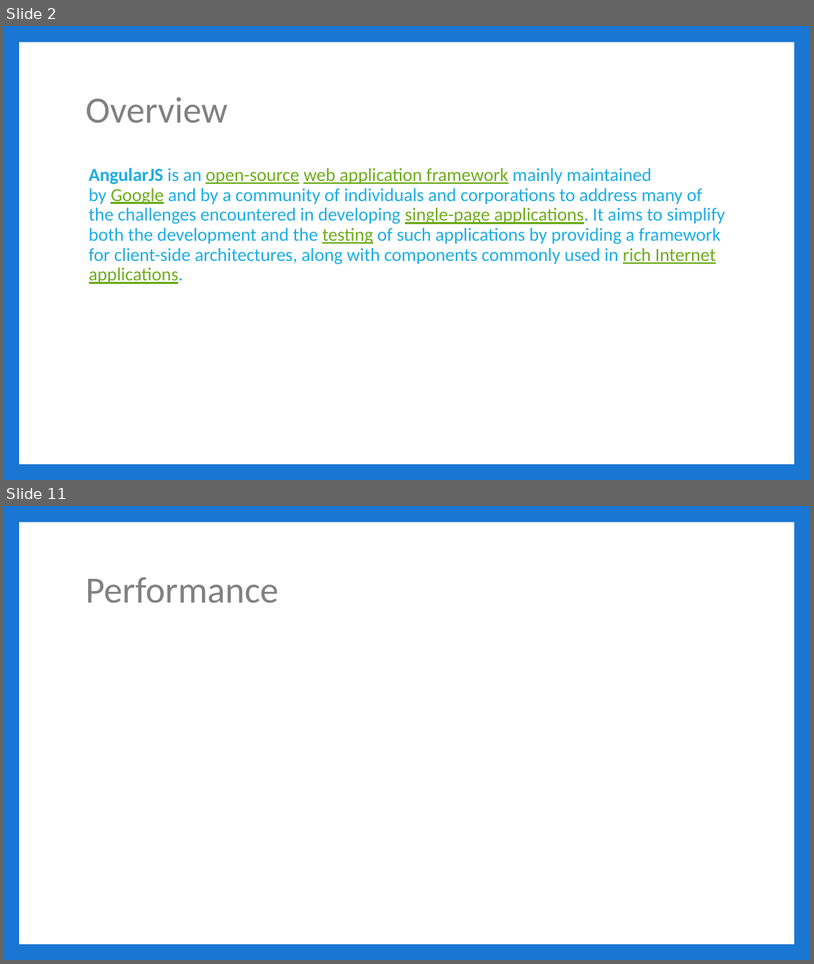
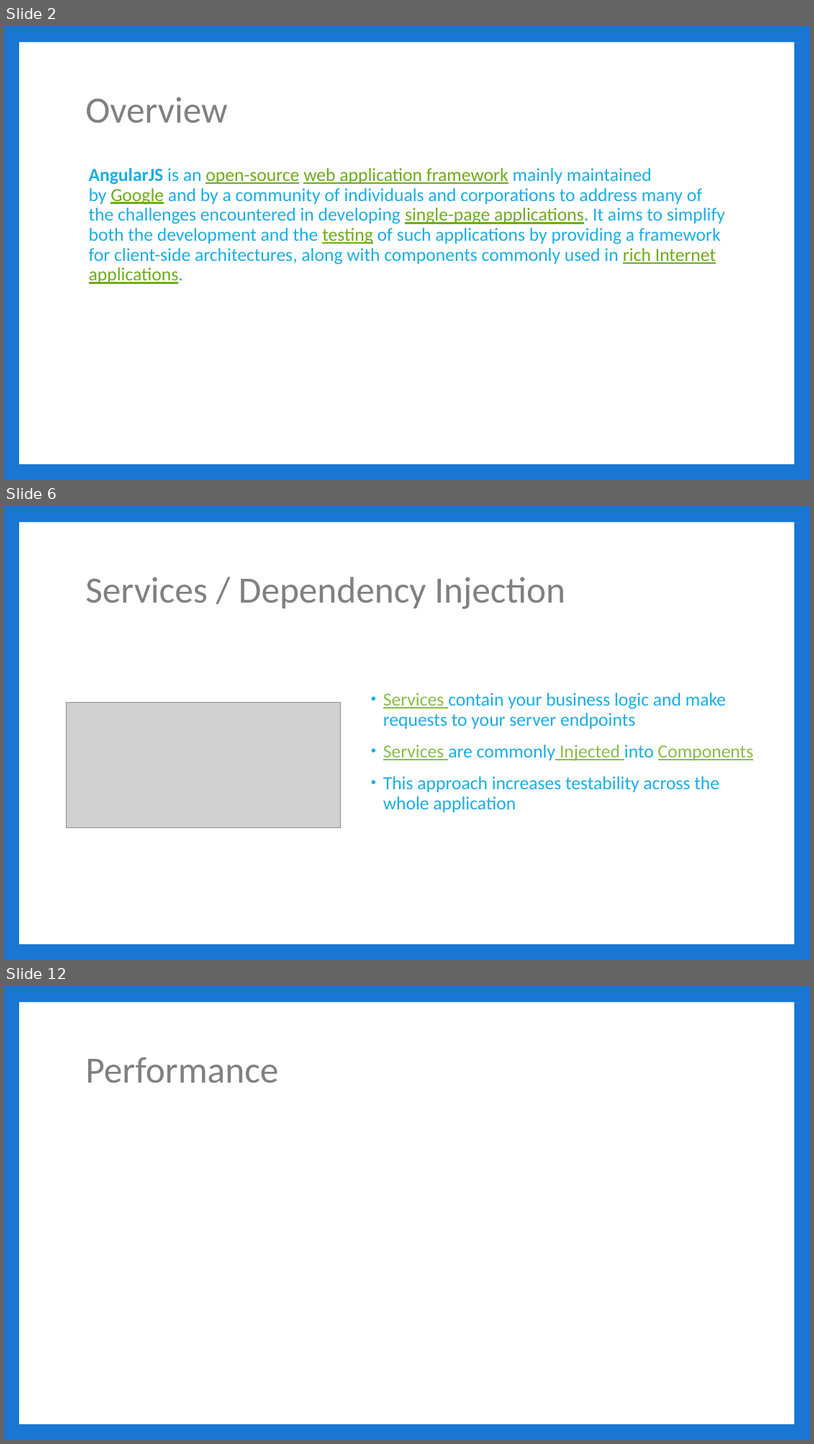
Before and after one commit to jbicks/angular2-demo, a slide deck: Angular2.pptx. Shown one above the other, each under a label of ours: slides 2 and 11 before the commit, slides 2, 6 and 12 after it; the slides between them are not shown. The pictures are 814x964 and 814x1444 pixels, drawn with LibreOffice and Linux fonts; fonts in the diff are those of the drawing; grey boxes stand for pictures. Boxes give left, top, right and bottom in pixels: in the first picture for what was removed or moved away, otherwise in the second. Text is boxed around its words. In the diff, an @@ line names an element or a change of style, - is before the commit and + after.

```diff
--- a/Angular2.pptx
+++ b/Angular2.pptx
@@ slide 6 added at (4,506,810,960), background #1976D2; not listed: 1 template element that a slide beside it also shows @@
@@ title added at (85,577,566,609), 44 pt, text #808080 @@
+Services / Dependency Injection
@@ text added at (383,692,754,812), 22 pt, text #1CADE4 @@
+• Services contain your business logic and make requests to your server endpoints
+• Services are commonly Injected into Components
+• This approach increases testability across the whole application
@@ picture added at (67,703,341,827) @@
@@ what was slide 11 is now slide 12 @@
```
Also in this commit, not shown: 4 slides changed, 7 other slides added, 7 slides removed, 5 other files.
